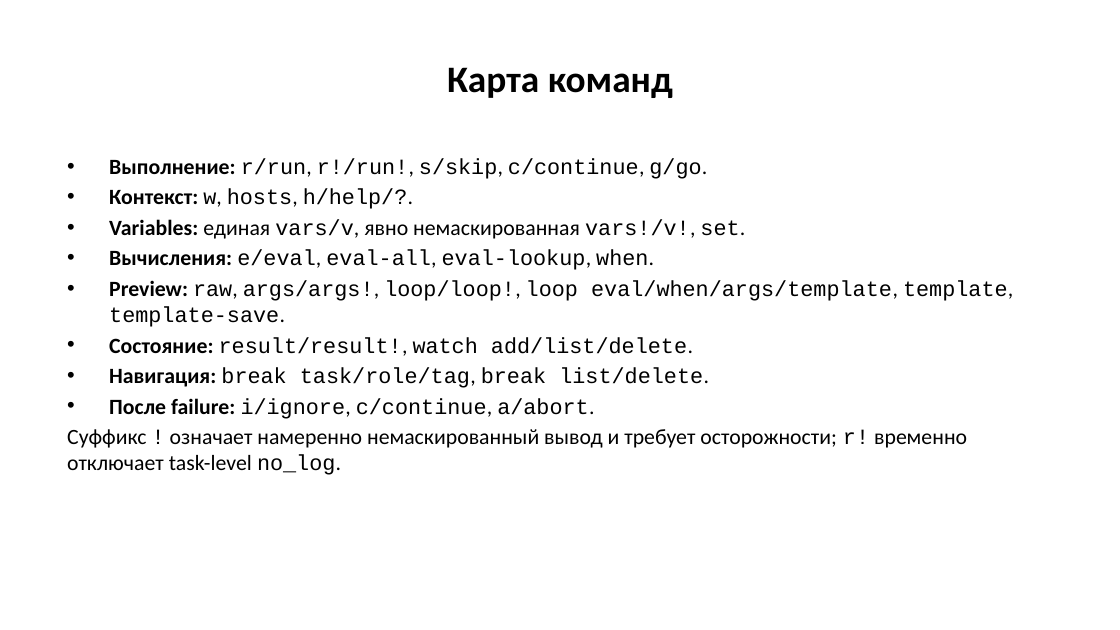
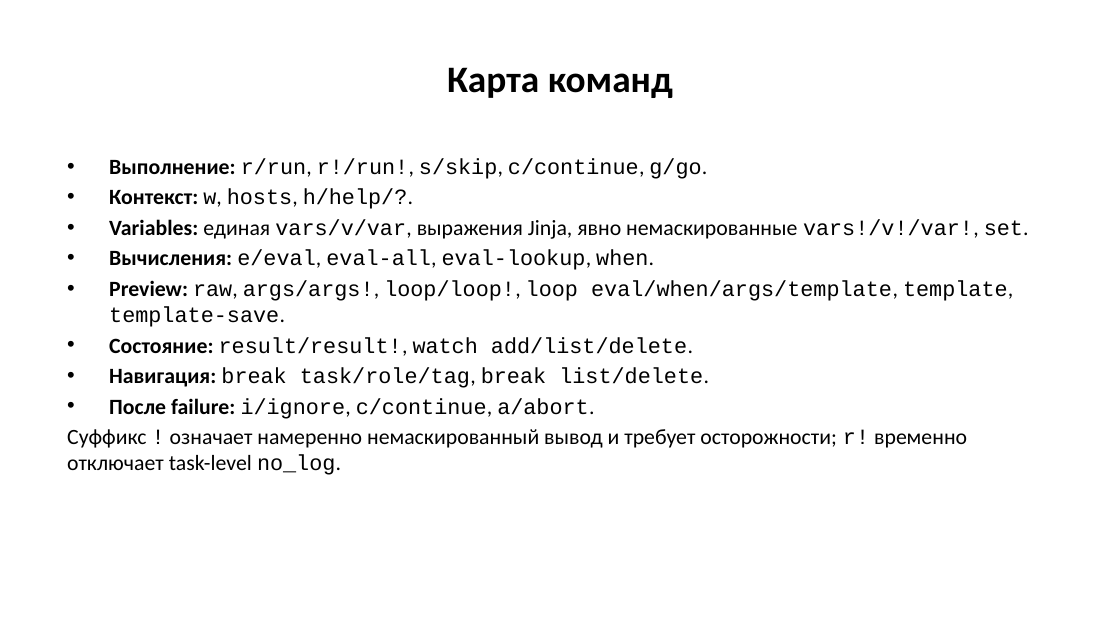
Before and after one commit to dtarasov7/ansible-debug, a slide deck: slide 7 of presentation/inspect-step-technical-overview-ru.pptx. Drawn at 1120x630 pixels with LibreOffice and Linux fonts; fonts in the diff are those of the drawing. Boxes give left, top, right and bottom in pixels: in the first picture for what was removed or moved away, otherwise in the second. Text is boxed around its words. In the diff, an @@ line names an element or a change of style, - is before the commit and + after.

```diff
--- a/presentation/inspect-step-technical-overview-ru.pptx
+++ b/presentation/inspect-step-technical-overview-ru.pptx
@@ text at (109,219,1029,239): text changed @@
-• Variables: единая vars/v, явно немаскированная vars!/v!, set.
+• Variables: единая vars/v/var, выражения Jinja, явно немаскированные vars!/v!/var!, set.
```
Also in this commit, not shown: 1 other slide changed, 15 other files.
